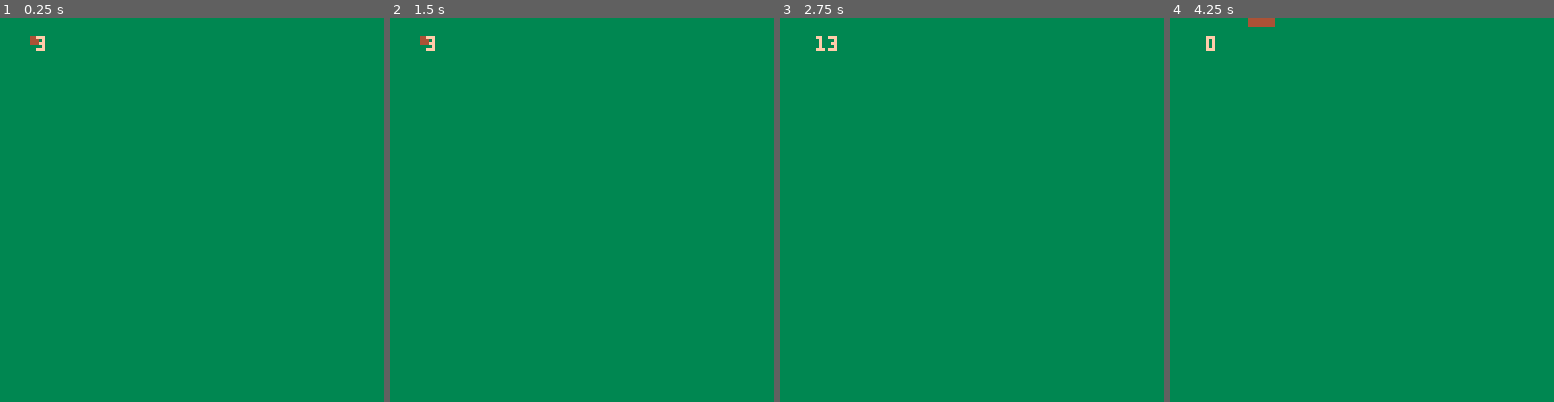
Above: before the commit, frames 1-4 (left to right).
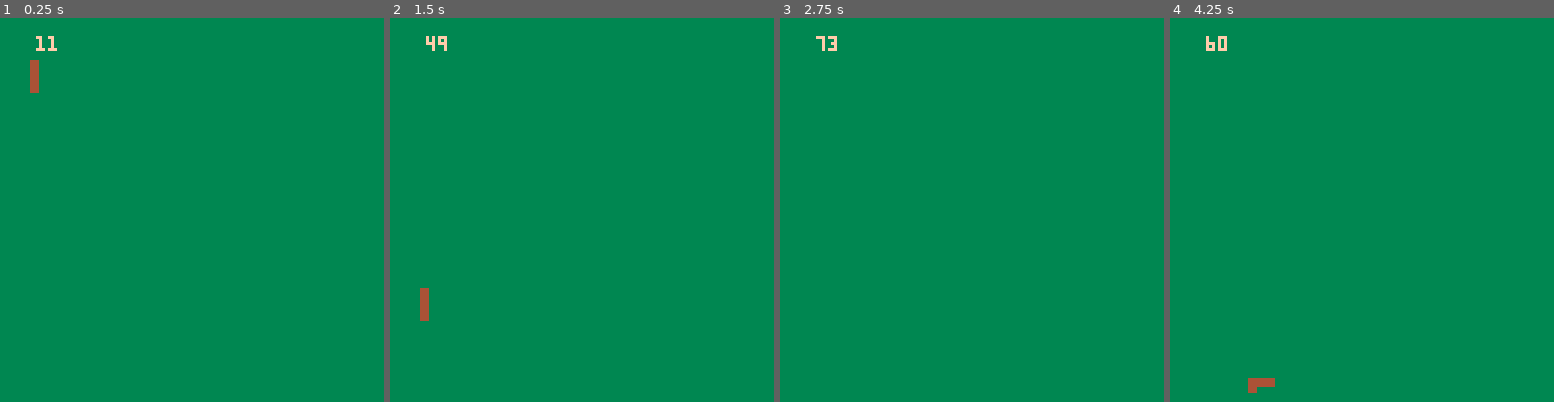
Above: after the commit, the same moments.

Repository: iain8/pico-8-games
Game: PICO-8 cartridge snek_v2.p8
The game is run twice, just before and just after one commit, with the same random seed, the same clock (stepped at 60 frames per second) and the same inputs.
Inputs:
- Up to frame 1 (0.25 s): no input
- Up to frame 2 (1.5 s): no input
- Up to frame 3 (2.75 s): hold Left 1.97-2.37 s; hold Down from 2.42 s (still down)
- Up to frame 4 (4.25 s): release Down at 2.82 s; hold Right 2.87-3.53 s; hold Up 3.58-4.08 s; hold Right from 4.13 s (still down)

The runs differ from the first frame. In frame 1, 0.3% of the frame differs, in the area x 7-15%, y 4-20%; in frame 2, 0.3%; in frame 3, less than 0.1%; in frame 4, 0.5%, in the area x 10-28%, y 0-98%.

Commit message:
fix controls

Diff:
--- a/snek_v2.p8
+++ b/snek_v2.p8
@@ -4,6 +4,7 @@
 body = {}
 bodylength = 0
 unitsize = 2
+direction = 3
 
 function _init()
   for i = 1, 5 do
@@ -14,6 +15,7 @@
 end
 
 function _update()
+  getdirection()
   move()
 end
 
@@ -29,20 +31,26 @@
   print(body[1][2], 12, 6, 15)
 end
 
+function getdirection()
+  if btn(0) and direction != 1 then direction = 0
+  elseif btn(1) and direction != 0 then direction = 1
+  elseif btn(2) and direction != 3 then direction = 2
+  elseif btn(3) and direction != 2 then direction = 3
+  end
+end
+
 function move()
   next = body[1]
 
-  if btn(0) then
+  if direction == 0 then
     next = {next[1] - 1, next[2]}
-  elseif btn(1) then
-  next = {next[1] + 1, next[2]}
-  elseif btn(2) then
+  elseif direction == 1 then
+    next = {next[1] + 1, next[2]}
+  elseif direction == 2 then
     next = {next[1], next[2] - 1}
-  elseif btn(3) then
+  elseif direction == 3 then
     next = {next[1], next[2] + 1}
   end
-
-  printh(next[1])
 
   newbody={}
 
